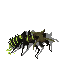
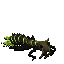
Layers edited between the first and the second 64px x 64px image:
hid group "soldier ant" (6 layers) over 1, 29, 59, 61
painted on "acid" (2nd of 3, in "soldier ant") over 1, 29, 59, 61
showed group "corpse" (6 layers) over 1, 29, 59, 61
painted on "acid" (3rd of 3, in "corpse") over 1, 29, 59, 61
painted on "legs" (2nd of 2, in "corpse") over 1, 29, 59, 61
